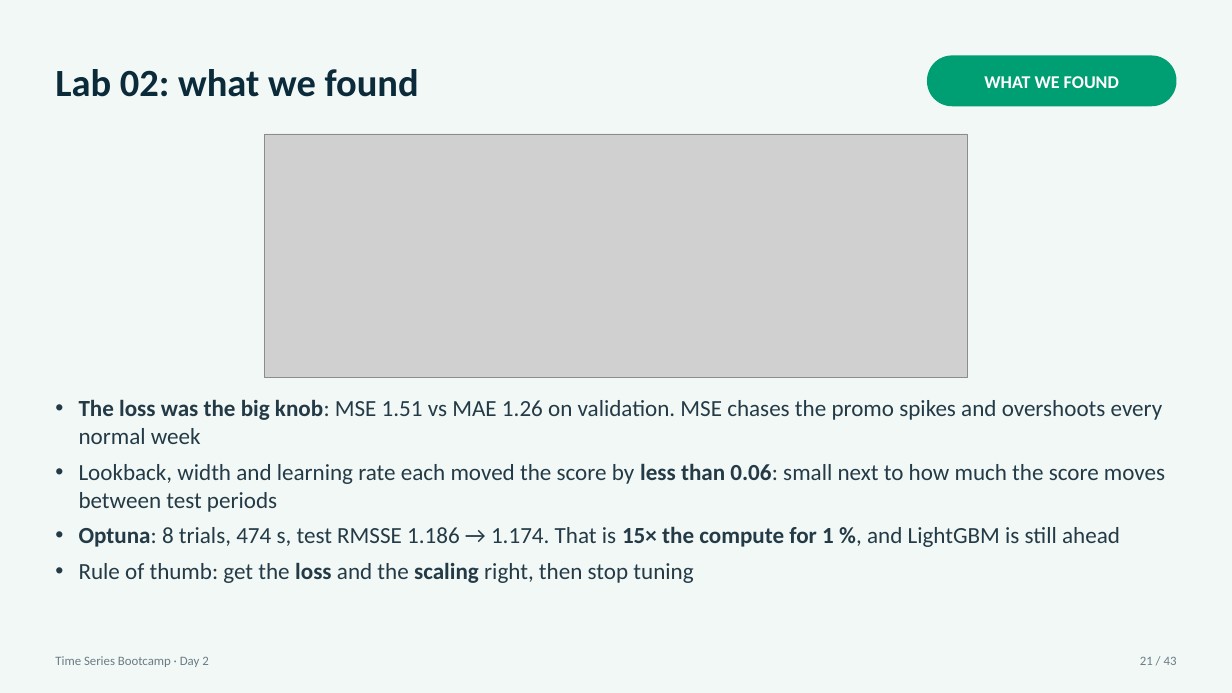
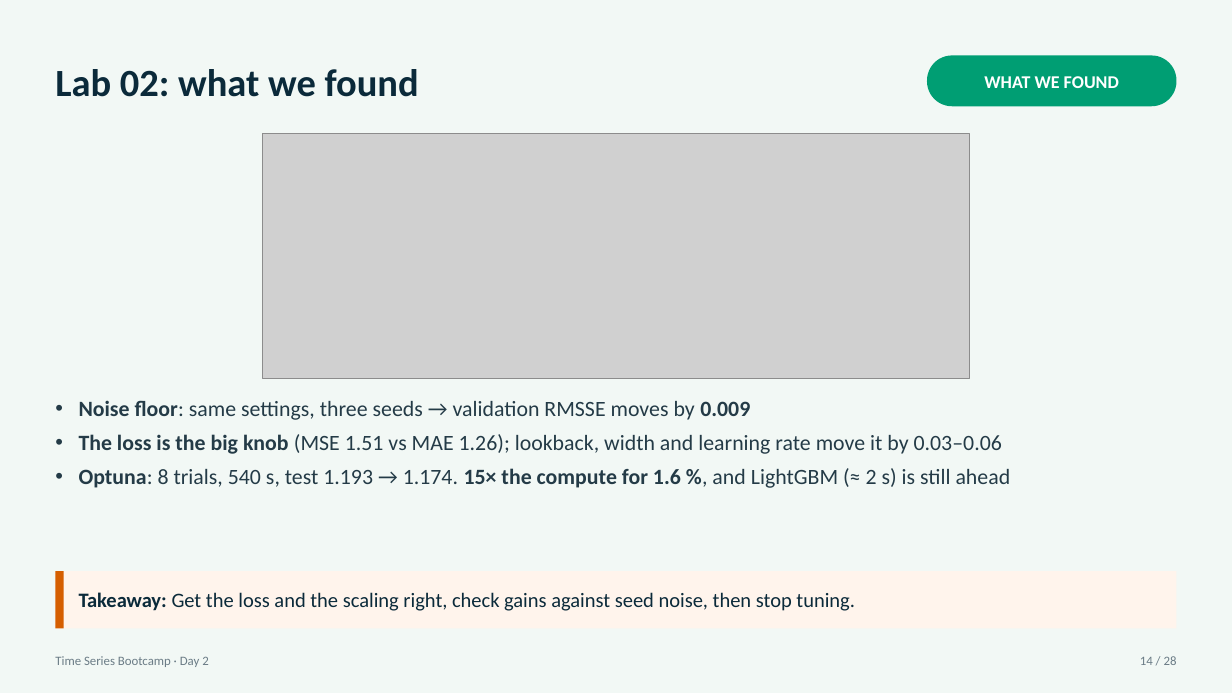
Before and after one commit to tackes/time-series-forecasting-bootcamp, a slide deck: slide 14 of day2_neural/slides/day2_slides.pptx (slide 21 before the commit). Drawn at 1232x693 pixels with LibreOffice and Linux fonts; fonts in the diff are those of the drawing; grey boxes stand for pictures. Boxes give left, top, right and bottom in pixels: in the first picture for what was removed or moved away, otherwise in the second. Text is boxed around its words. In the diff, an @@ line names an element or a change of style, - is before the commit and + after.

```diff
--- a/day2_neural/slides/day2_slides.pptx
+++ b/day2_neural/slides/day2_slides.pptx
@@ text at <box>79,400,1011,488</box>: text changed; size 18 to 17 pt @@
-• The loss was the big knob: MSE 1.51 vs MAE 1.26 on validation. MSE chases the promo spikes and overshoots every normal week
-• Lookback, width and learning rate each moved the score by less than 0.06: small next to how much the score moves between test periods
-• Optuna: 8 trials, 474 s, test RMSSE 1.186 → 1.174. That is 15× the compute for 1 %, and LightGBM is still ahead
-• Rule of thumb: get the loss and the scaling right, then stop tuning
+• Noise floor: same settings, three seeds → validation RMSSE moves by 0.009
+• The loss is the big knob (MSE 1.51 vs MAE 1.26); lookback, width and learning rate move it by 0.03–0.06
+• Optuna: 8 trials, 540 s, test 1.193 → 1.174. 15× the compute for 1.6 %, and LightGBM (≈ 2 s) is still ahead
@@ rectangle added at <box>55,571,1177,628</box>, fill #FFF4EC @@
@@ rectangle added at <box>55,571,64,628</box>, fill #D55E00 @@
@@ text added at <box>79,592,855,611</box>, 16 pt, text #0B2A3A @@
+Takeaway: Get the loss and the scaling right, check gains against seed noise, then stop tuning.
@@ text at <box>1140,656,1177,665</box>: text changed @@
-21 / 43
+14 / 28
```
Also in this commit, not shown: 17 other slides changed, 8 slides added, 23 slides removed, 26 other files.
